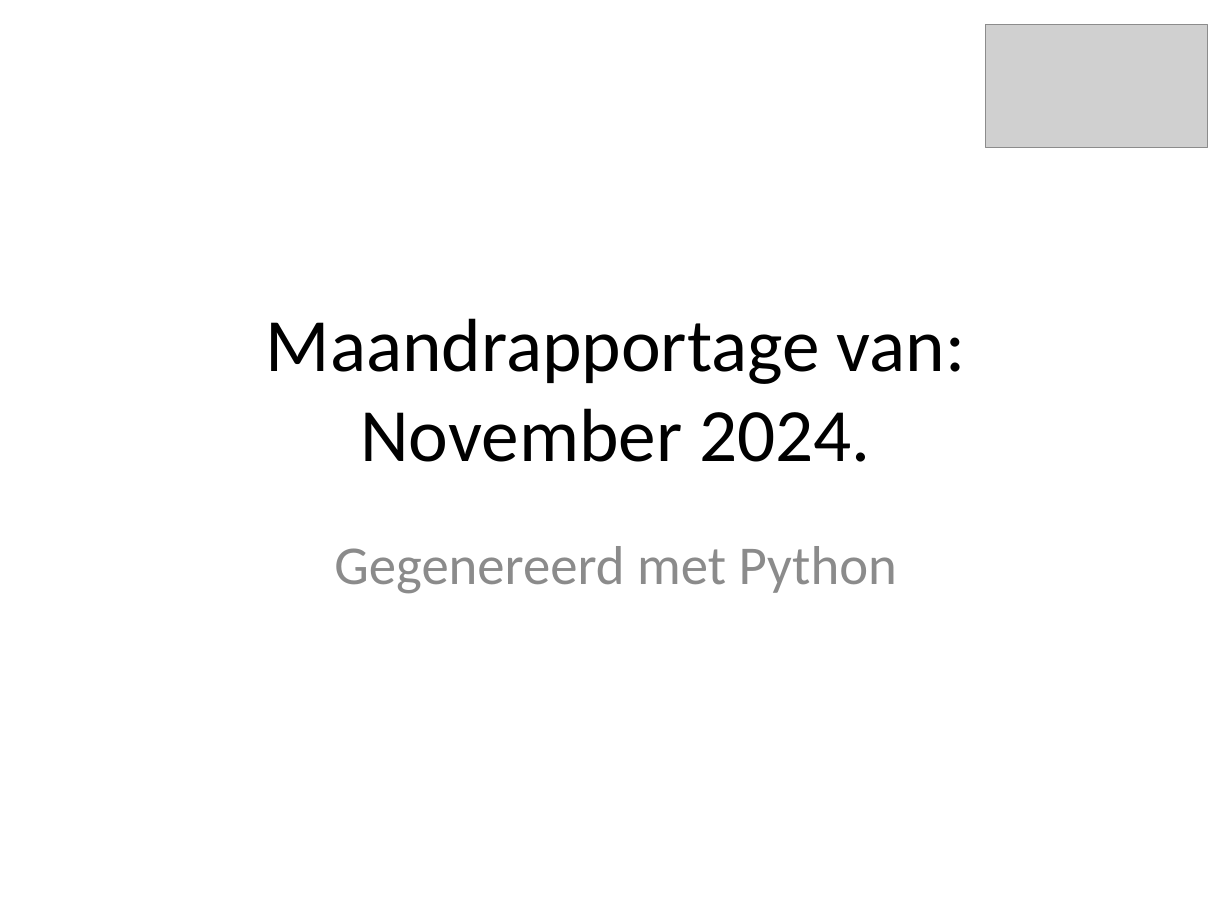
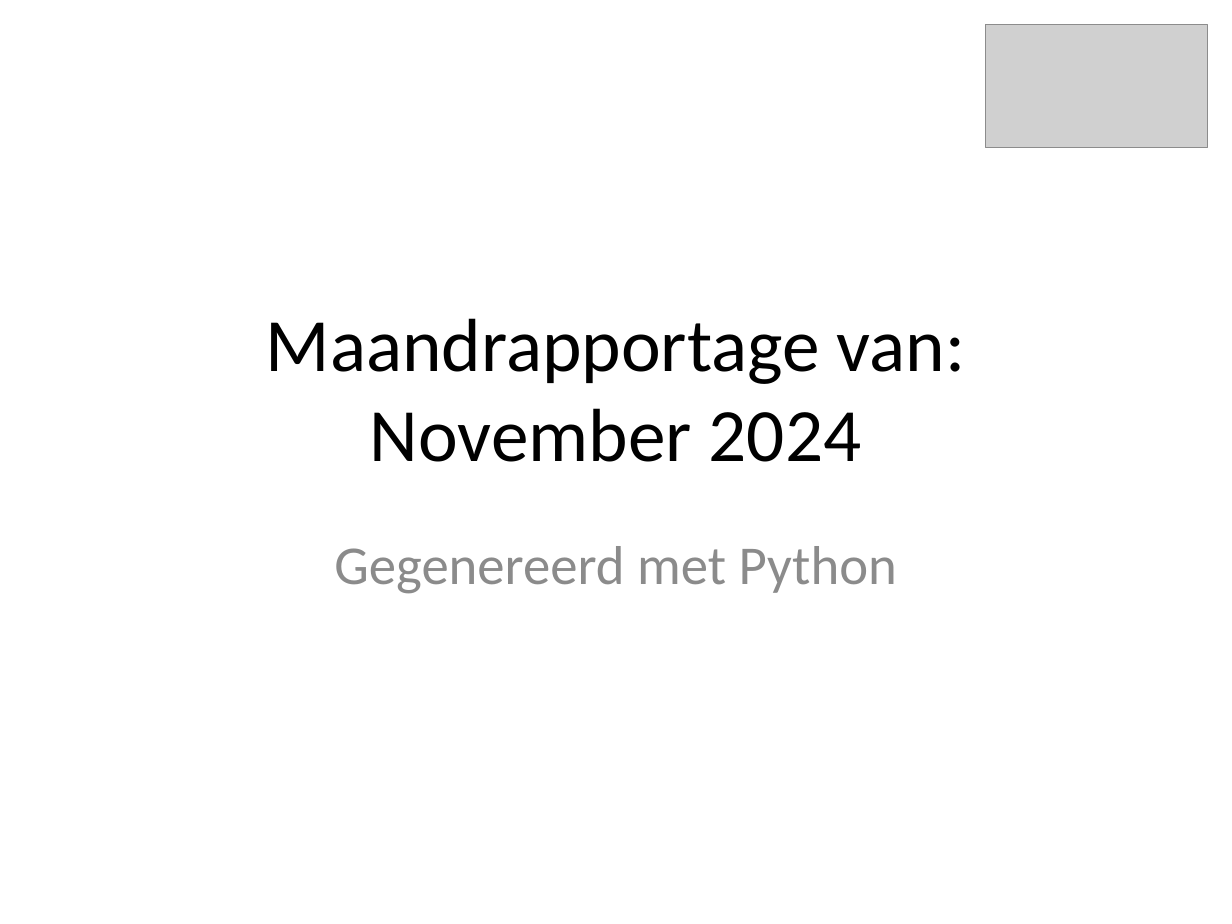
Before and after one commit to Splatking/SPIE, a slide deck: slide 1 of test1.pptx. Drawn at 1232x924 pixels with LibreOffice and Linux fonts; fonts in the diff are those of the drawing; grey boxes stand for pictures. Boxes give left, top, right and bottom in pixels: in the first picture for what was removed or moved away, otherwise in the second. Text is boxed around its words. In the diff, an @@ line names an element or a change of style, - is before the commit and + after.

```diff
--- a/test1.pptx
+++ b/test1.pptx
@@ title at (x1=266, y1=318, x2=966, y2=462): text changed @@
-Maandrapportage van: November 2024.
+Maandrapportage van: November 2024
```
Also in this commit, not shown: 1 other file.
